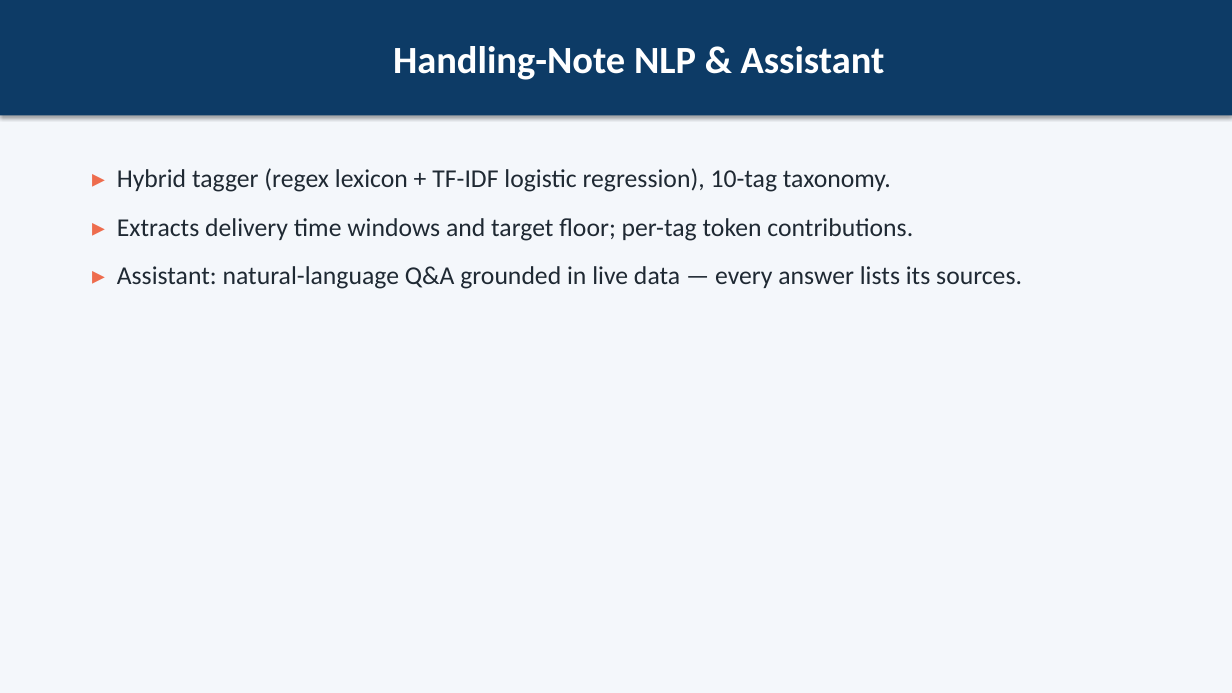
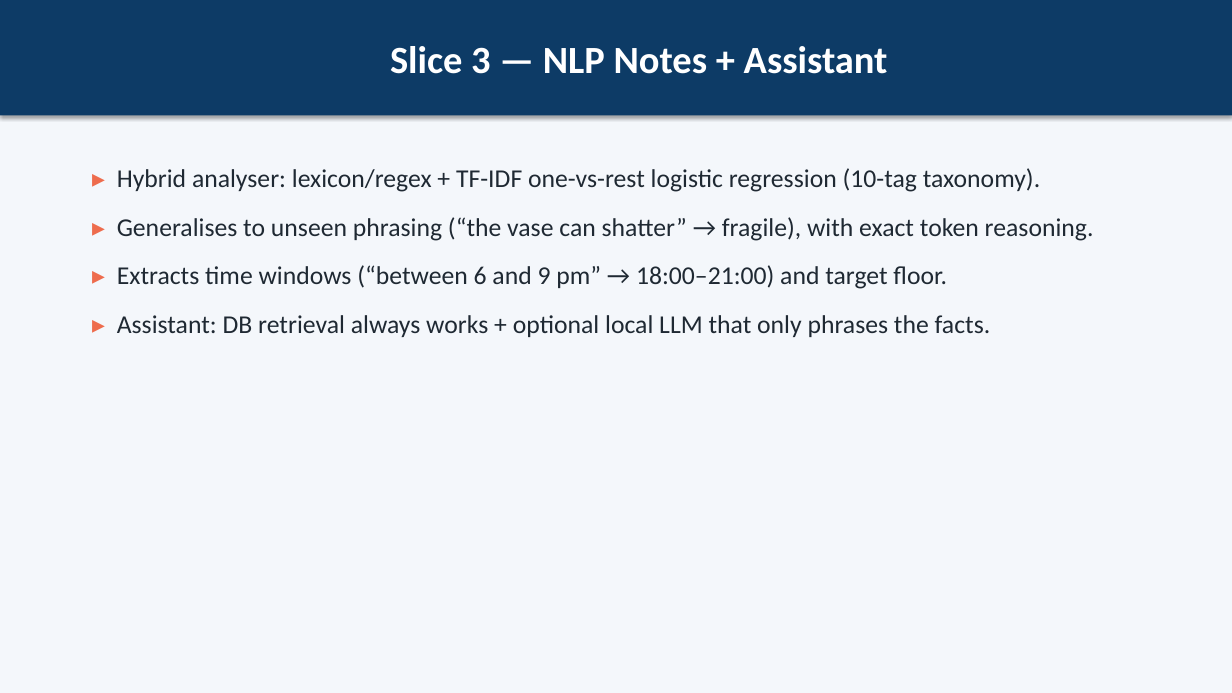
Before and after one commit to MahmoudHozayen1/CairoLogisticsAI, a slide deck: slide 15 of docs/presentation.pptx. Drawn at 1232x693 pixels with LibreOffice and Linux fonts; fonts in the diff are those of the drawing. Boxes give left, top, right and bottom in pixels: in the first picture for what was removed or moved away, otherwise in the second. Text is boxed around its words. In the diff, an @@ line names an element or a change of style, - is before the commit and + after.

```diff
--- a/docs/presentation.pptx
+++ b/docs/presentation.pptx
@@ text in rectangle at [390, 46, 888, 74]: text changed @@
-Handling-Note NLP & Assistant
+Slice 3 — NLP Notes + Assistant
@@ text at [117, 168, 1094, 337]: text changed @@
-▸ Hybrid tagger (regex lexicon + TF-IDF logistic regression), 10-tag taxonomy.
-▸ Extracts delivery time windows and target floor; per-tag token contributions.
-▸ Assistant: natural-language Q&A grounded in live data — every answer lists its sources.
+▸ Hybrid analyser: lexicon/regex + TF-IDF one-vs-rest logistic regression (10-tag taxonomy).
+▸ Generalises to unseen phrasing (“the vase can shatter” → fragile), with exact token reasoning.
+▸ Extracts time windows (“between 6 and 9 pm” → 18:00–21:00) and target floor.
+▸ Assistant: DB retrieval always works + optional local LLM that only phrases the facts.
```
Also in this commit, not shown: 14 other slides changed, 7 slides added, 10 slides removed, 1 other file.
